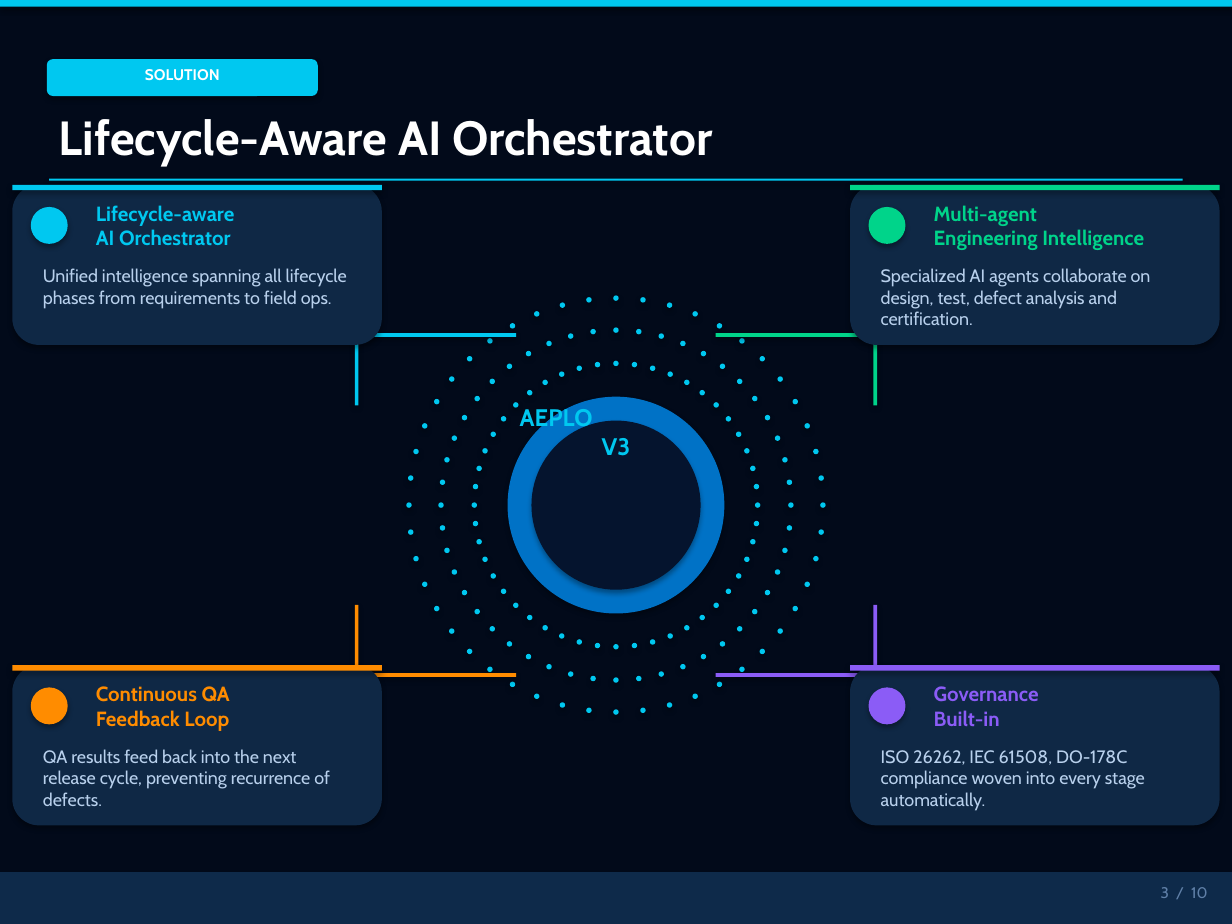
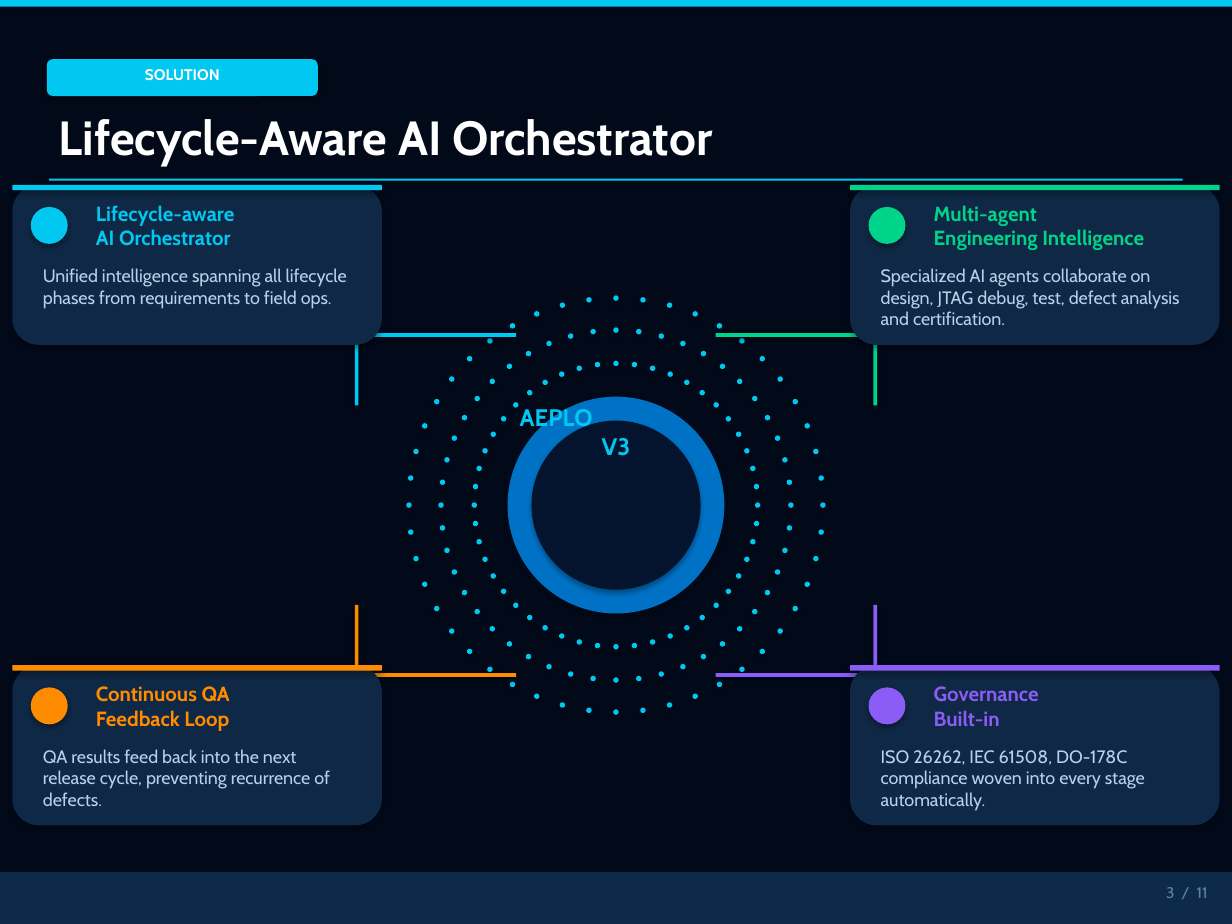
Before and after one commit to shyamnexus/HON_PPT, a slide deck: slide 3 of AI-Driven Embedded Product Lifecycle OrchestratorV3.pptx. Drawn at 1232x924 pixels with LibreOffice and Linux fonts; fonts in the diff are those of the drawing. Boxes give left, top, right and bottom in pixels: in the first picture for what was removed or moved away, otherwise in the second. Text is boxed around its words. In the diff, an @@ line names an element or a change of style, - is before the commit and + after.

```diff
--- a/AI-Driven Embedded Product Lifecycle OrchestratorV3.pptx
+++ b/AI-Driven Embedded Product Lifecycle OrchestratorV3.pptx
@@ text at [881,268,1180,325]: text changed @@
-Specialized AI agents collaborate on design, test, defect analysis and certification.
+Specialized AI agents collaborate on design, JTAG debug, test, defect analysis and certification.
@@ text at [1166,887,1208,898]: text changed @@
-3 / 10
+3 / 11
```
Also in this commit, not shown: 9 other slides changed, 1 slide added, 2 other files.
